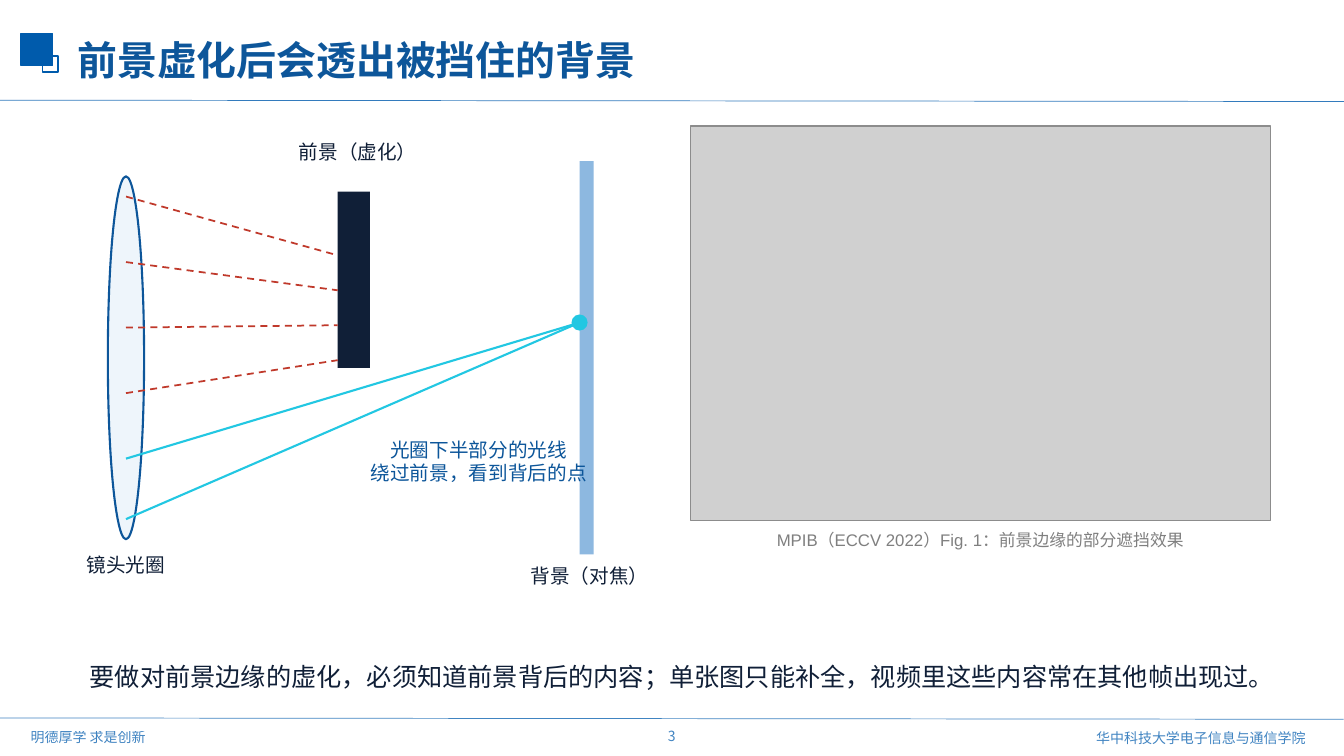
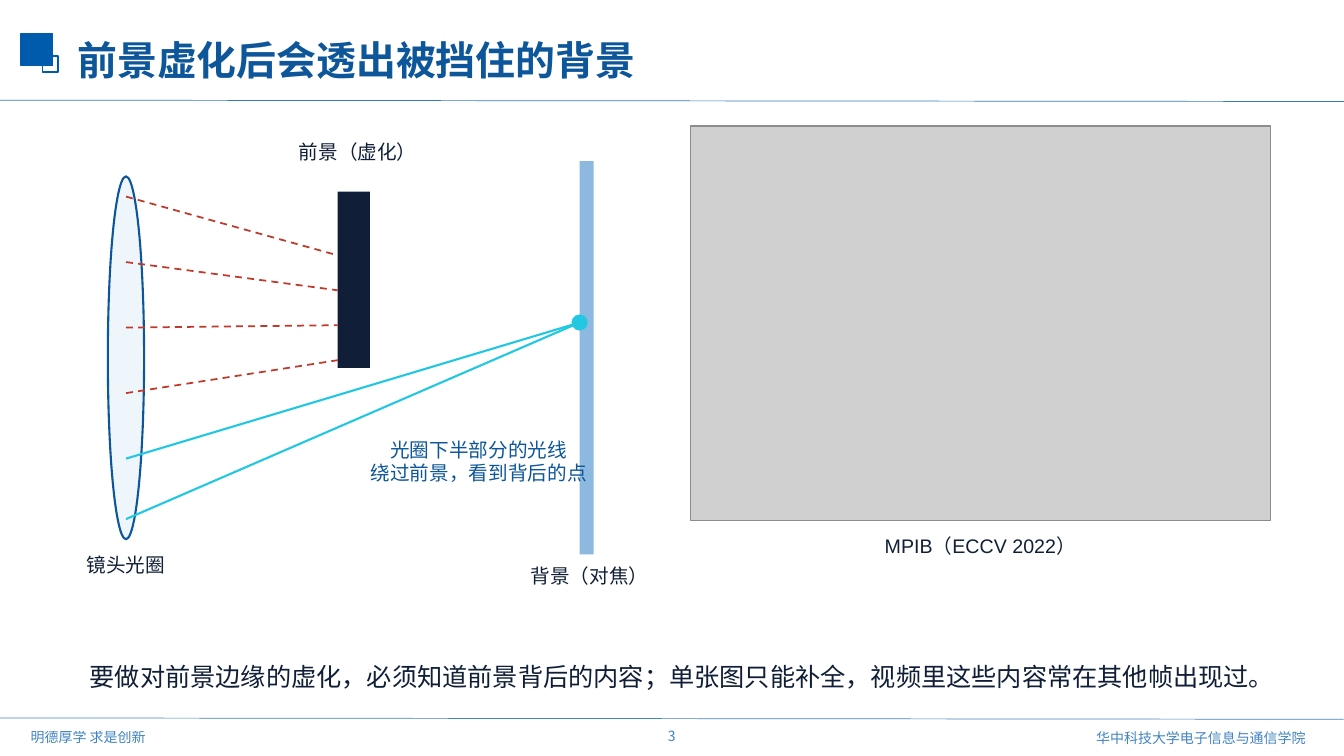
Before and after one commit to mengmcy1/OPPO-depth-guided-video-bokeh, a slide deck: slide 3 of 汇报/2026-11-11_前馈视频虚化思路与验证/前馈视频虚化思路与验证_1111.pptx. Drawn at 1344x756 pixels with LibreOffice and Linux fonts; fonts in the diff are those of the drawing; grey boxes stand for pictures; background and template pictures are left out. Boxes give left, top, right and bottom in pixels: in the first picture for what was removed or moved away, otherwise in the second. Text is boxed around its words. In the diff, an @@ line names an element or a change of style, - is before the commit and + after.

```diff
--- a/汇报/2026-11-11_前馈视频虚化思路与验证/前馈视频虚化思路与验证_1111.pptx
+++ b/汇报/2026-11-11_前馈视频虚化思路与验证/前馈视频虚化思路与验证_1111.pptx
@@ text at [885,538,1075,555]: text changed; size 12 to 14 pt; text colour #7F7F7F to #101F37 @@
-MPIB（ECCV 2022）Fig. 1：前景边缘的部分遮挡效果
+MPIB（ECCV 2022）
```
Also in this commit, not shown: 3 other slides changed, 4 slides added, 1 slide removed, 7 other files.
